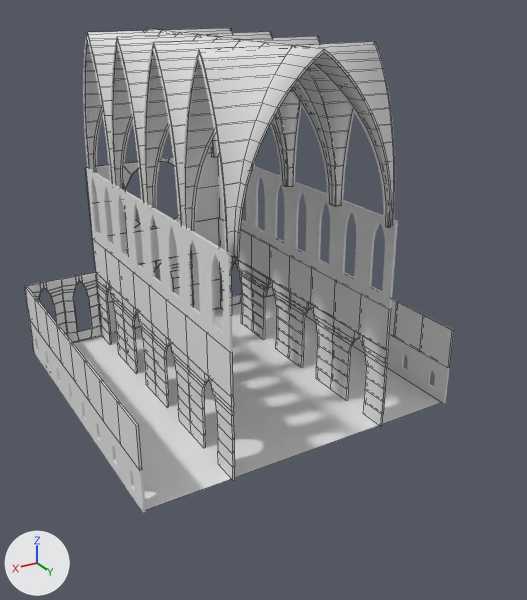
An edit to the Blender file Scene/Goth_Church_Scene.blend, drawn before and after from the same camera.
One viewpoint serves both versions: a camera (50 mm lens) standing at (25.7, 70.6, 37.9) and looking at (-6.4, 17.1, 11.2). Every picture has the same lights, and +X, +Y and +Z are marked at lower left. Mesh edges are drawn as thin lines on the coarser meshes.

In view in the first picture: 'Ceiling_Archs_Matching Curve', 'Ceiling_Archs_Mesh', 'Floor_Plane', 'Goth_Wall_Big_Windows_LOD_A_proxy', 'Goth_Wall_LOD_A_proxy', 'Goth_Wall_LOD_A_proxy.001', 'Goth_Wall_LOD_A_proxy.002', 'Goth_Wall_LOD_A_proxy.004', 'Goth_Wall_LOD_A_proxy.006', 'Goth_Wall_Side_Archs_LOD_A_proxy.001', 'Goth_Wall_Side_Windows_LOD_A_proxy'.
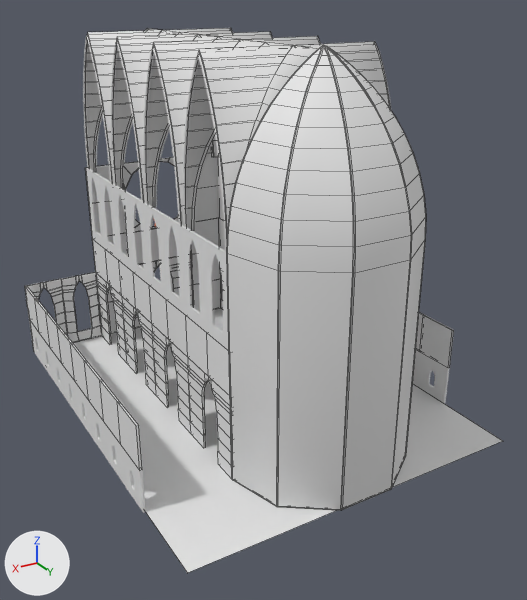
What differs and where, as boxes (x1, y1, x2, y2) in the pictures (527 x 600 px):
'Ceiling_Archs_Alter', added: after (227, 46, 426, 510)
'Floor_Plane', reshaped (16% wider, 24% taller): before (71, 296, 442, 510); after (71, 308, 502, 573)

Edits to the bpy script that builds the scene:
```text
Change me_plane:
    where me_plane.from_pydata(...)  # 4 vertices, 1 face; spans x -1.2..1.2, y -2.32..2.32, z 0.0
    used by ob_floor_plane; location = (-6.0, 10.0, 0.0); scale = (13.2, 6.91, 9.9)
    me_plane part 1
    me_plane.vertices[2].co: (-1.2, 2.32, 0.0) -> (-1.2, 3.44, 0.0)  # pixel (442, 402) -> pixel (503, 441)
    me_plane.vertices[3].co: (1.2, 2.32, 0.0) -> (1.2, 3.44, 0.0)  # pixel (144, 510) -> pixel (187, 573)
Add me_cubeziercurve_002:
    me_cubeziercurve_002.from_pydata(...)  # 106 vertices, 91 faces; spans x -14.6..-0.2, y 0.0..7.1, z -18.7..12.9
    me_cubeziercurve_002.polygons.foreach_set('use_smooth', [True] * 91)
Add ob_ceiling_archs_alter:
    ob_ceiling_archs_alter = bpy.data.objects.new('Ceiling_Archs_Alter', me_cubeziercurve_002)
    ob_ceiling_archs_alter.location = (2.0, 26.2, 20.0)
    ob_ceiling_archs_alter.scale = (1.08, 1.07, 1.07)
    _m = ob_ceiling_archs_alter.modifiers.new('Solidify', 'SOLIDIFY')
    _m.thickness = 0.2
    _m.offset = 1.0
    _m.use_even_offset = True
    _m.use_quality_normals = True
    _m.nonmanifold_thickness_mode = 'FIXED'
    _m.nonmanifold_merge_threshold = 0.0003
    _m = ob_ceiling_archs_alter.modifiers.new('Bevel', 'BEVEL')
    _m.segments = 2
    _m.angle_limit = 0.176
    _m.spread = 0.0
```
